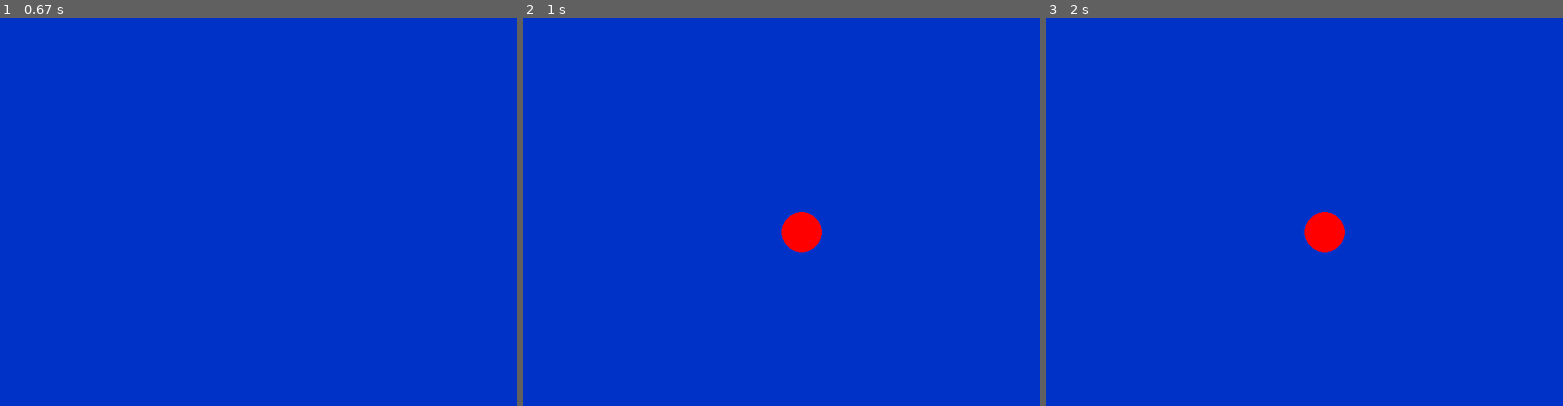
Above: before the commit, frames 1-3 (left to right).
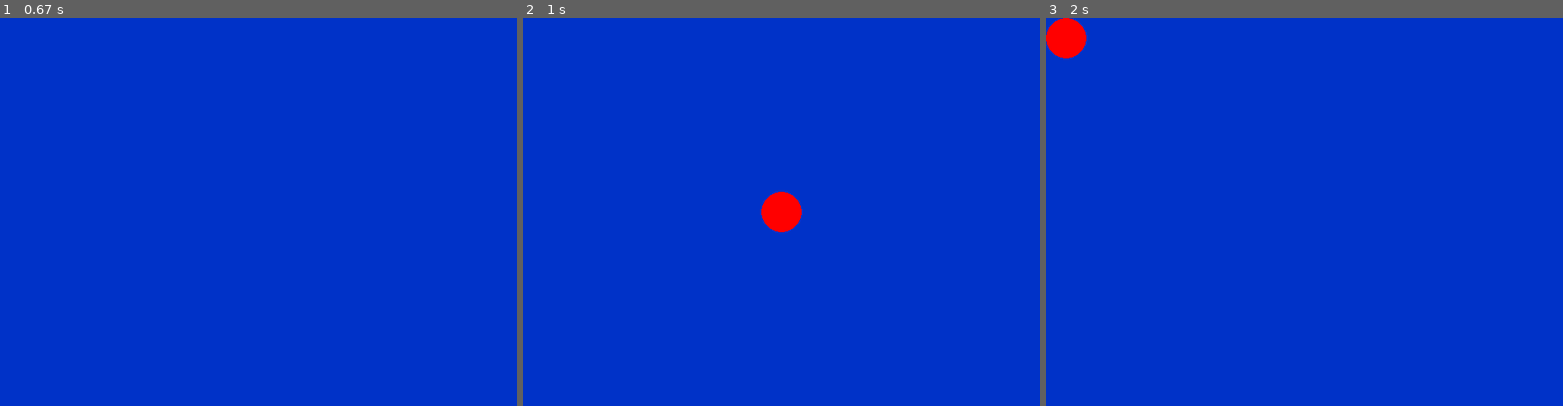
Above: after the commit, the same moments.

Repository: cam-rod/Tower-Of-Hanoi
Game: pygame game, started from pygame-test.py
Two runs of this game, one before a commit and one after it. Both use one fixed random seed, a clock stepped at 60 frames per second and the inputs below. The source is Python 2; it was converted automatically to run under Python 3.
Inputs:
- Up to frame 1 (0.67 s): no input
- Up to frame 2 (1 s): no input
- Up to frame 3 (2 s): tap Enter at 1.9 s

Frame 1 is identical in both runs. In frame 2, 1.0% of the frame differs, in the area x 46-58%, y 44-61%; in frame 3, 1.3%, in the area x 0-58%, y 0-61%.

Commit message:
everything but text, sprites, and GUI

Diff:
--- a/pygame-test.py
+++ b/pygame-test.py
@@ -6,7 +6,7 @@
 screen = pygame.display.set_mode((640,480))
 
 # Background
-# .subsurface() creates permenantly identical child Surface (.get_offset() for location in parent)
+# .subsurface() creates permanently identical child Surface (.get_offset() for location in parent)
 # Use .get_at((x,y)) for colour of indiv. pixel
 # Also available: .get_size/width/height()
 background = pygame.Surface(screen.get_size())
@@ -19,13 +19,17 @@
 pygame.display.update()
 
 # Create a circle
+# Rectangle when mentioned are always pygame.Rect(x,y,width,height)
 ball = pygame.Surface((50,50))
 ball.fill((128,32,128))
 ball.set_colorkey((128,32,128)) # All pixels this colour become transparent; also available is .set_alpha(0-255) for full image transparency
 
+# {line width always optional} **pygame.draw** includes .rect(Surface, colour, Rect), .polygon(~, ~~, pointlist), .ellispe(~, ~~, Rect) {ovals!},
+# .arc(~, ~~, Rect, init_angle, final_angle) {in radians from right}, .line(~, ~~, start_xy, end_xy), .lines(~, ~~, closed_bool, pointlist),
+# .aalines (~, ~~, ~~~, ~~~~, blend_shades_bool) {anti-aliased lines}
 pygame.draw.circle(ball, (255,0,0), (25,25), 25) # surface, colour, pos (from top-left), radius, linewidth (don't include for solid fill)
 ball = ball.convert()
-screen.blit(ball, (320,240))
+screen.blit(ball, (320-25,240-25))
 pygame.time.wait(300)
 pygame.display.update()
 
@@ -54,9 +58,48 @@
         if event.type == pygame.QUIT: # X button
             running = False
 
+        # Music can be added with pygame.mixer.music.load() and then commandds are expected incliding .unpause(), .fadeout(time)
+        # .set_volume(0.0-1.0), .get_busy() --> bool, .set_pos() {.ogg use |seconds|, .mp3 is relative time to current pos}, .queue,
+        # .set_endevent() {sends event}, .rewind()
+        # Sound {}.ogg/.wav} is similar, but created with pygame.mixer.Sound(file) and lacks timeset and busy controls, but includes
+        # .get_length() and .get_num_channels() {# of repeats}
         elif event.type == pygame.KEYDOWN: # Keypress
             if event.key == pygame.K_ESCAPE: # Key type constant returns an integer assigned to the key
                 running = False
+            elif event.key == pygame.K_i:
+                    # Load a picture
+                    # Import os and use os.path.join("folder", "file") for platform independent subfolder selection
+                    # You can use subsurfaces to grab indiv. frames as segments of spritesheets
+                    cutie = pygame.image.load('test_pic.png')
+                    cutie = cutie.convert_alpha() # Preserves per-pixel alpha levels
+                    screen.blit(cutie, (320-8, 240-8))
+                    pygame.display.update()
+                    pygame.time.wait(1300)
+
+                    # **pygame.transform includes .flip(Surface,xbool,ybool), .scale(~, (width,height), dest) {or use returned value}
+                    # .rotate(Surface, CCW degrees), .rotozoom(~, CCW degrees, int multiplier), .scale2x(~, dest) {best for solid colours}
+                    # .smoothscale(~, (width,height), dest) .chop(~, Rect), .average_surfaces(~, dest) {creates surface of
+                    # avg colours from all surfaces}, .average_color(~, optional Rect)
+                    cutie = pygame.transform.flip(cutie, True, False) # Flip x/y bool
+                    screen.blit(cutie, (320-8, 240-8))
+                    pygame.display.update()
+                    pygame.time.wait(400)
+
+                    screen.blit(ball, (320-25, 240-25))
+                    pygame.display.update()
+            elif event.key == pygame.K_RETURN:
+                for q in range(5):
+                    # Move ball to corner, then back
+                    # Movement can be tied to frames (see .tick()) or to delta-time
+                    screen.blit(background, (0,0)) # You can also clean the screen by calculating the dirty area as a subsurface
+                    screen.blit(ball, (0,0))
+                    pygame.display.update()
+                    pygame.time.wait(500)
+
+                    screen.blit(background, (0,0))
+                    screen.blit(ball, (320-25,240-25))
+                    pygame.display.update()
+                    pygame.time.wait(500)
             else:
                 j = j+chr(event.key)
                 i+=1
